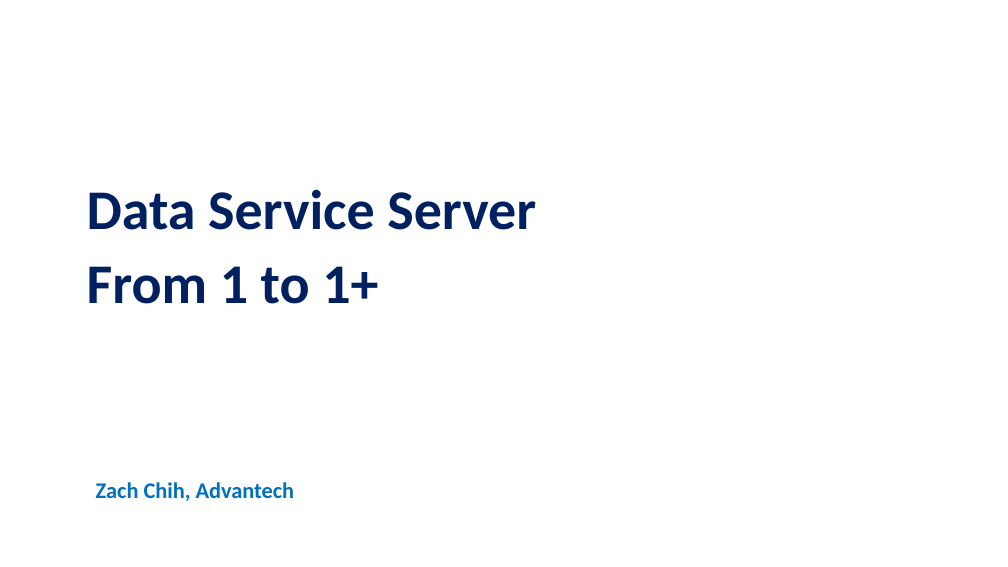
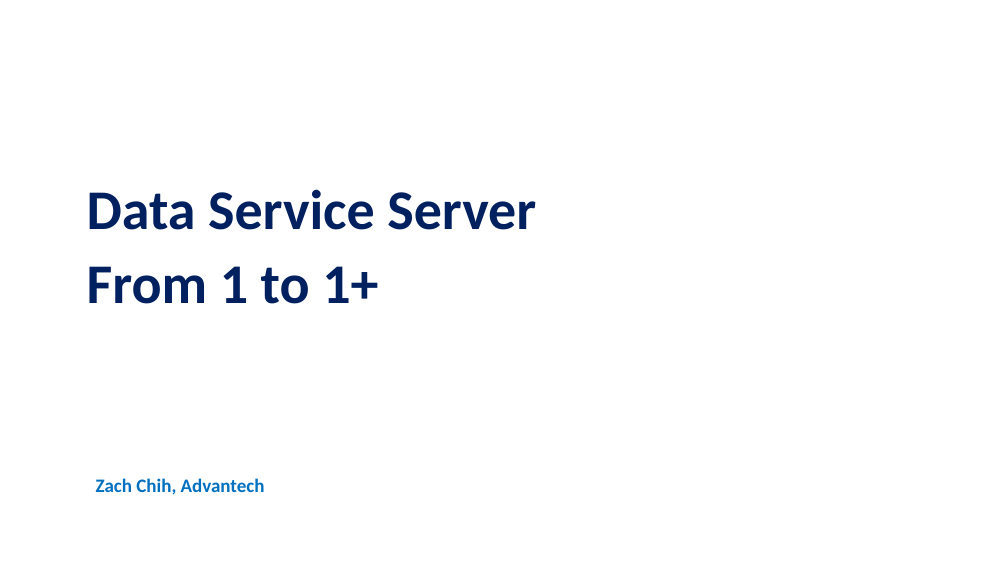
Before and after one commit to TsubasaEX/Tracks, a slide deck: slide 1 of ppt/Plan_For_DSS.ppt. Drawn at 1008x567 pixels with LibreOffice and Linux fonts; fonts in the diff are those of the drawing; background and template pictures are left out. Boxes give left, top, right and bottom in pixels: in the first picture for what was removed or moved away, otherwise in the second. Text is boxed around its words. In the diff, an @@ line names an element or a change of style, - is before the commit and + after.

```diff
--- a/ppt/Plan_For_DSS.ppt
+++ b/ppt/Plan_For_DSS.ppt
@@ text "Zach Chih, Advantech" at box(96, 478, 265, 495): size 16 to 13.6 pt; line spacing 1 to 0.9 @@
```
Also in this commit, not shown: 1 other slide changed.
